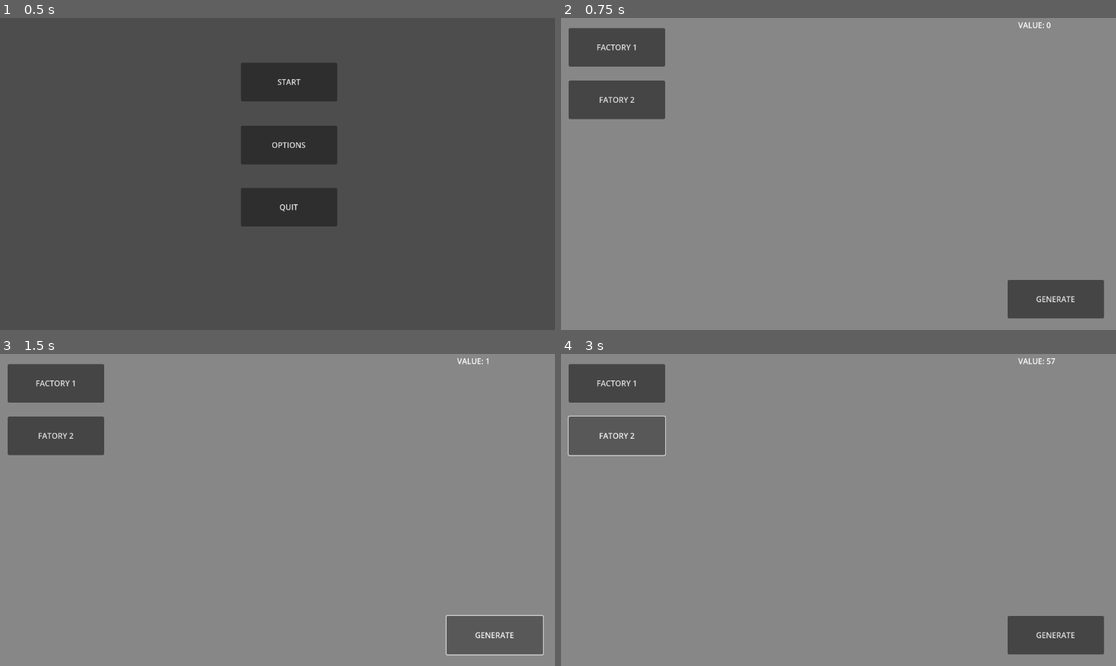
Above: before the commit, frames 1-4 (two rows, left to right).
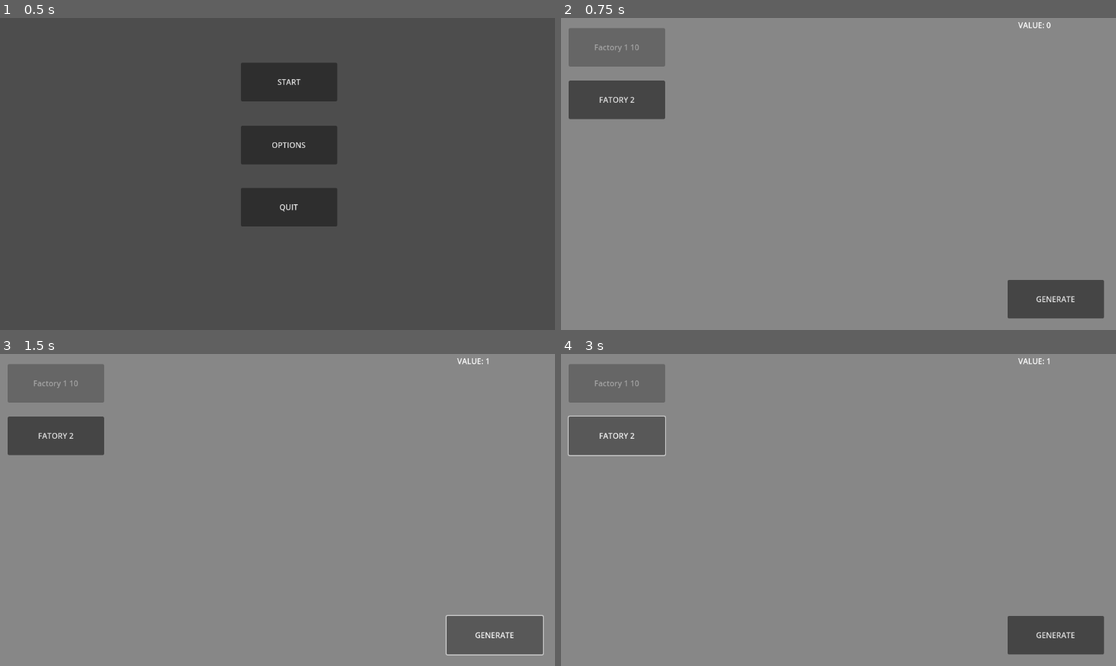
Above: after the commit, the same moments.

Repository: kakraatz/clicker-game
Game: Godot game, scene res://scenes/menu.tscn
Same seed, same stepped clock (60 frames per second), same inputs: the game is played once before the commit and once after it.
Inputs (mouse positions are in pixels of both pictures, inside the frame that each line leads up to):
- Up to frame 1 (0.5 s): no input
- Up to frame 2 (0.75 s): click "START" at 0.5 s
- Up to frame 3 (1.5 s): click "GENERATE" at 1.25 s
- Up to frame 4 (3 s): click (616, 382) at 2 s, where only the run before the commit has a clickable "FACTORY 1"; click "FATORY 2" at 2.75 s

Frame 1 is identical in both runs. In frame 2, 2.1% of the frame differs, in the area x 1-19%, y 3-16%; in frame 3, 2.1%; in frame 4, 2.1%, in the area x 1-89%, y 1-16%.

Commit message:
Big Happenings

Diff:
--- /dev/null
+++ b/buildings/building.gd
@@ -0,0 +1,18 @@
+extends Resource
+
+class_name Building
+
+@export var id = 0
+@export var factory_count = 0
+@export var factory_multiplier = 0
+@export var initial_cost = 0
+@export var current_cost = 0
+@export var button_label = ""
+@export var name = ""
+@export var flat_multiplier = 1.3
+
+
+func buy_building():
+	factory_count += 1
+	current_cost = current_cost * flat_multiplier
+	button_label = self.name + ' ' + str(current_cost)
--- /dev/null
+++ b/buildings/factory1.gd
@@ -0,0 +1,12 @@
+extends Building
+
+class_name Factory_1
+
+func _init():
+	id = 1
+	factory_count = 0
+	factory_multiplier = 1
+	initial_cost = 10
+	current_cost = initial_cost
+	name = "Factory 1"
+	button_label = self.name + ' ' + str(current_cost)
--- /dev/null
+++ b/node_2d.tscn
@@ -0,0 +1,3 @@
+[gd_scene format=3 uid="uid://b1og0we3shhr1"]
+
+[node name="Node2D" type="Node2D"]
--- a/scenes/game.gd
+++ b/scenes/game.gd
@@ -1,26 +1,38 @@
 extends Node2D
-var value_count = 0
-var factory1_count = 0
-var factory1_multiplier = 1
+@onready var cycle_interval = $Cycle_Interval
+@onready var factory1_button = $Factory1_Button as Button
+@export var value_count = 0
+var flat_multiplier = 1.32
+var factory1 = Factory_1.new()
 
 # Called when the node enters the scene tree for the first time.
 func _ready() -> void:
-	pass # Replace with function body.
-
+	cycle_interval.timeout.connect(run_tick)
+	factory1_button.text = factory1.button_label
 
 # Called every frame. 'delta' is the elapsed time since the previous frame.
 func _process(delta: float) -> void:
-	run_tick()
 	$Current_Value_Label.text = 'VALUE: ' + str(value_count)
-
+	can_buy(factory1.current_cost, factory1_button)
 
 func _on_generate_value_button_pressed() -> void:
-	value_count+=1
-	print(value_count)
+	value_count += 1
+	#print(value_count)
 
 func run_tick():
-	value_count = value_count + (factory1_count * factory1_multiplier)
+	#print("running")
+	value_count = value_count + (factory1.factory_count * factory1.factory_multiplier)
 
+func can_buy(current_cost, button) -> bool:
+	if value_count >= current_cost:
+		button.disabled = false
+		return true
+	else:
+		button.disabled = true
+		return false
 
 func _on_factory_1_button_pressed() -> void:
-		factory1_count+=1
+	if can_buy(factory1.current_cost, factory1_button):
+		value_count -= factory1.current_cost
+		factory1.buy_building()
+		factory1_button.text = factory1.button_label
--- a/scenes/game.tscn
+++ b/scenes/game.tscn
@@ -40,6 +40,7 @@
 text = "FATORY 2"
 
 [node name="Cycle_Interval" type="Timer" parent="."]
+autostart = true
 
 [connection signal="pressed" from="Generate_Value_Button" to="." method="_on_generate_value_button_pressed"]
 [connection signal="pressed" from="Factory1_Button" to="." method="_on_factory_1_button_pressed"]
--- a/scenes/menu.gd
+++ b/scenes/menu.gd
@@ -14,7 +14,6 @@
 func _on_start_button_pressed() -> void:
 	print('clicked')
 	get_tree().change_scene_to_file("res://scenes/game.tscn")
-	pass # Replace with function body.
 
 
 func _on_options_button_pressed() -> void:
@@ -23,4 +22,3 @@
 
 func _on_quit_button_pressed() -> void:
 	get_tree().quit()
-	pass # Replace with function body.
Not shown, added: buildings/building.gd.uid
Not shown, added: buildings/factory1.gd.uid
